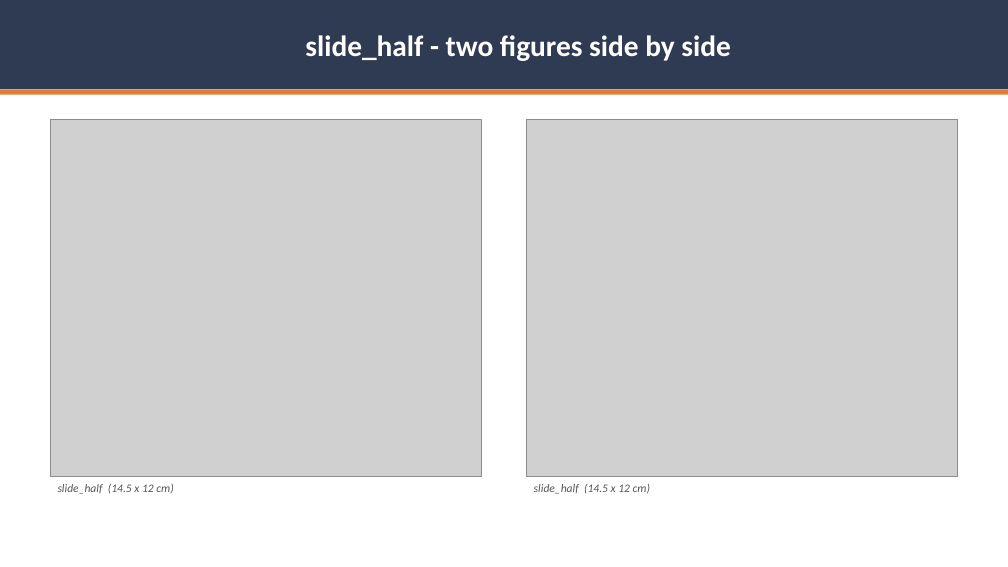
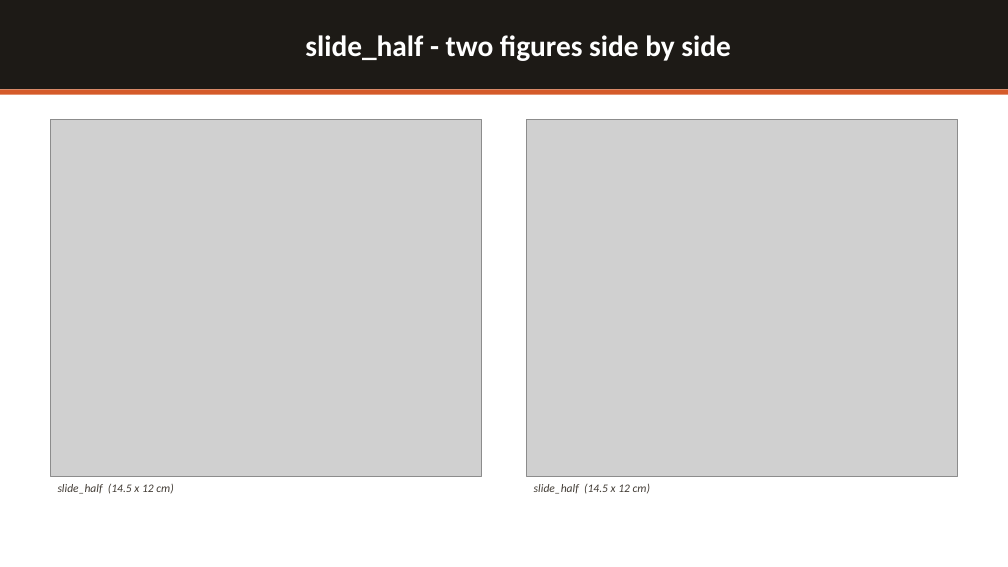
Before and after one commit to js-chemE/PhD_ui, a slide deck: slide 3 of docs/mock_slides_16x9.pptx. Drawn at 1008x567 pixels with LibreOffice and Linux fonts; fonts in the diff are those of the drawing; grey boxes stand for pictures. Boxes give left, top, right and bottom in pixels: in the first picture for what was removed or moved away, otherwise in the second. Text is boxed around its words. In the diff, an @@ line names an element or a change of style, - is before the commit and + after.

```diff
--- a/docs/mock_slides_16x9.pptx
+++ b/docs/mock_slides_16x9.pptx
@@ rectangle "slide_half - two figures side ..." at (0,0,1008,89): fill #2F3B52 to #1D1A16 @@
@@ rectangle at (0,89,1008,95): fill #E07B39 to #D55B2A @@
@@ text "slide_half (14.5 x 12 cm)" at (58,484,173,494): text colour #555555 to #413B34 @@
@@ text "slide_half (14.5 x 12 cm)" at (534,484,650,494): text colour #555555 to #413B34 @@
```
Also in this commit, not shown: 3 other slides changed, 3 other files.
